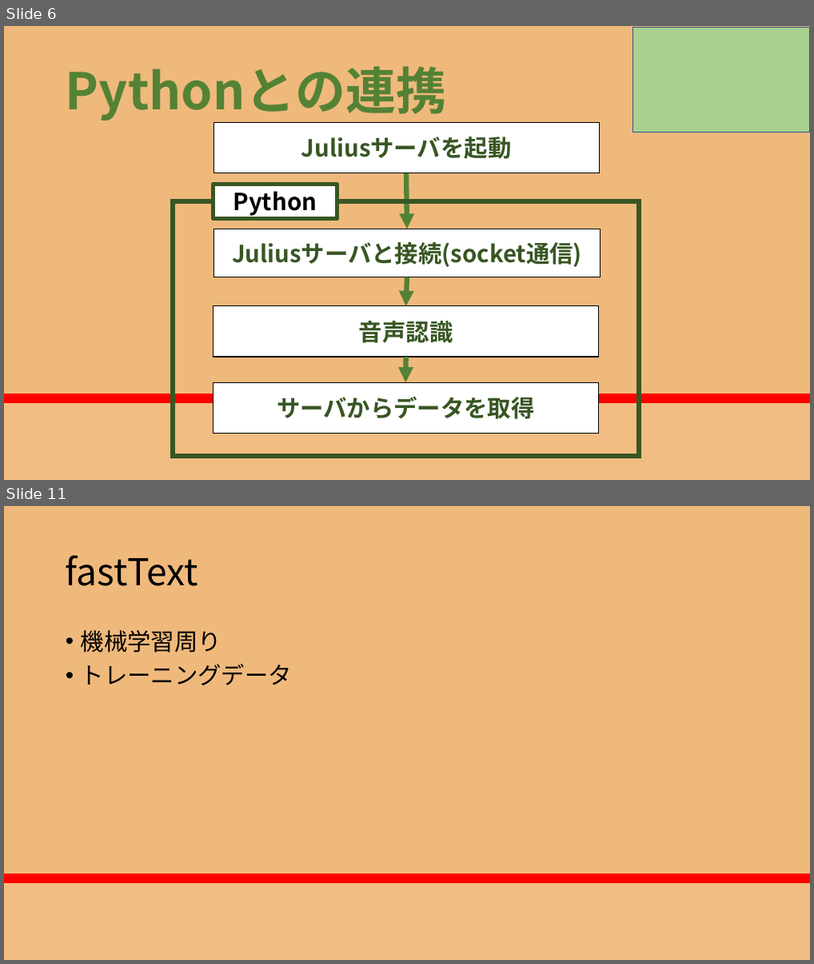
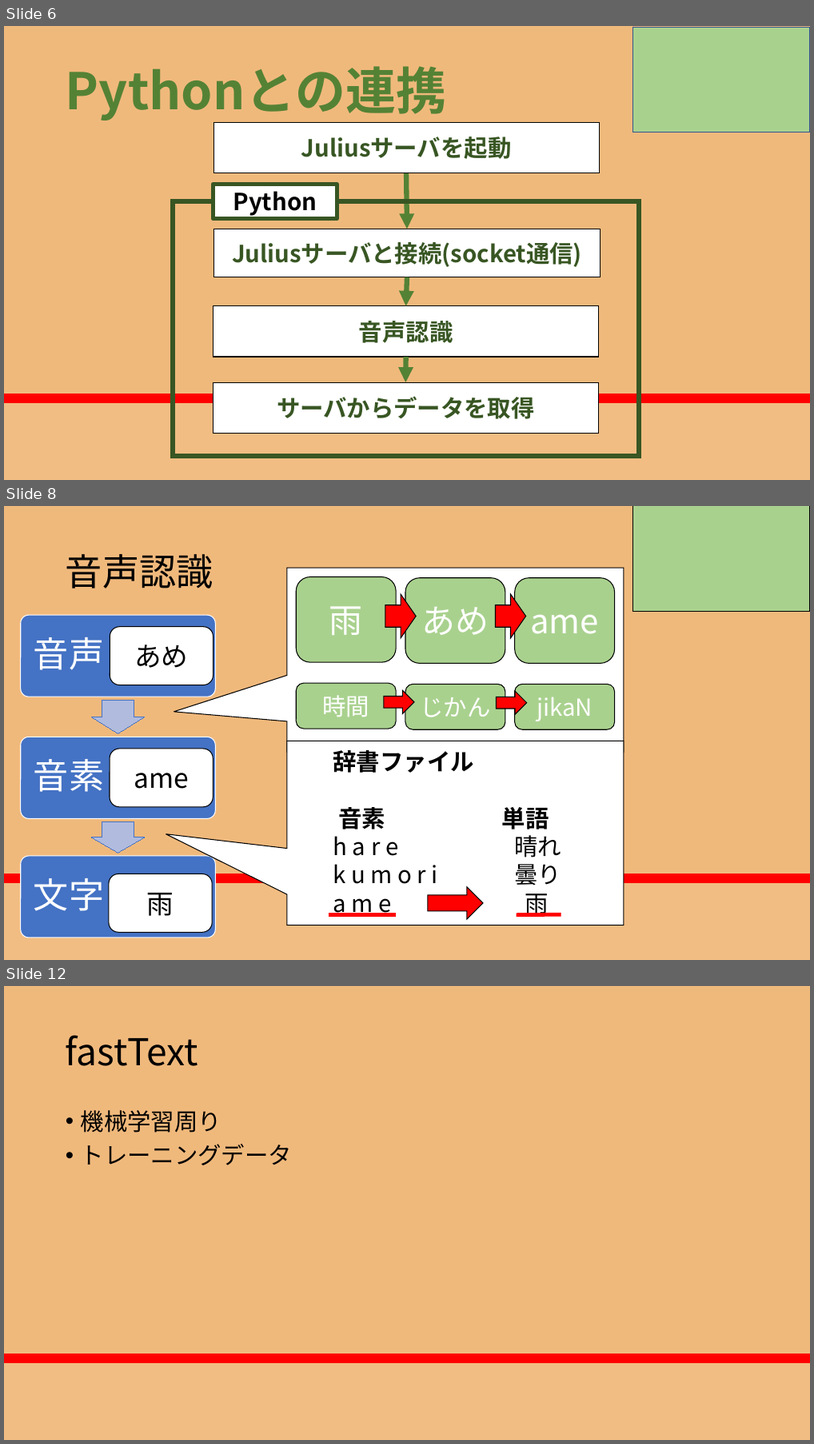
Before and after one commit to RikiishiSuzunosuke/AIspeaker_yosie, a slide deck: presentation/AIスピーカー開発_3_main.pptx. Shown one above the other, each under a label of ours: slides 6 and 11 before the commit, slides 6, 8 and 12 after it; the slides between them are not shown. The pictures are 814x964 and 814x1444 pixels, drawn with LibreOffice and Linux fonts; fonts in the diff are those of the drawing. Boxes give left, top, right and bottom in pixels: in the first picture for what was removed or moved away, otherwise in the second. Text is boxed around its words. In the diff, an @@ line names an element or a change of style, - is before the commit and + after.

```diff
--- a/presentation/AIスピーカー開発_3_main.pptx
+++ b/presentation/AIスピーカー開発_3_main.pptx
@@ slide 8 added at box(4, 506, 810, 960), background gradient #F0B97C to #FF0000 to #F86446 to #F1BD83 @@
@@ rectangle added at box(633, 506, 810, 612), fill #A9D18E, outline #000000 1 pt @@
@@ title added at box(66, 554, 214, 588), 44 pt, text #000000 @@
+音声認識
@@ speech box added at box(287, 568, 624, 752), fill #FFFFFF, outline #000000 1 pt @@
@@ rounded rectangle added at box(296, 576, 396, 662), fill #A9D18E, outline #000000 1 pt, 40 pt, text #FFFFFF @@
+雨
@@ right arrow added at box(386, 594, 417, 639), fill #FF0000, outline #000000 1 pt @@
@@ rounded rectangle added at box(406, 578, 506, 664), fill #A9D18E, outline #000000 1 pt, 40 pt, text #FFFFFF @@
+あめ
@@ right arrow added at box(496, 594, 526, 639), fill #FF0000, outline #000000 1 pt @@
@@ rounded rectangle added at box(515, 578, 615, 664), fill #A9D18E, outline #000000 1 pt, 40 pt, text #FFFFFF @@
+ame
@@ rounded rectangle added at box(110, 626, 214, 684), fill #FFFFFF, outline #000000 1 pt, 32 pt, text #000000 @@
+あめ
@@ rounded rectangle added at box(296, 684, 396, 728), fill #A9D18E, outline #000000 1 pt, 28 pt, text #FFFFFF @@
+時間
@@ right arrow added at box(384, 691, 414, 714), fill #FF0000, outline #000000 1 pt @@
@@ rounded rectangle added at box(406, 684, 506, 729), fill #A9D18E, outline #000000 1 pt, 28 pt, text #FFFFFF @@
+じかん
@@ right arrow added at box(497, 691, 527, 715), fill #FF0000, outline #000000 1 pt @@
@@ rounded rectangle added at box(515, 684, 615, 729), fill #A9D18E, outline #000000 1 pt, 28 pt, text #FFFFFF @@
+jikaN
@@ speech box added at box(287, 740, 624, 924), fill #FFFFFF, outline #000000 1 pt @@
@@ rounded rectangle added at box(110, 748, 214, 807), fill #FFFFFF, outline #000000 1 pt, 32 pt, text #000000 @@
+ame
@@ text added at box(334, 750, 549, 916), 28 pt, text #000000 @@
+辞書ファイル
+音素 単語
+h a r e 晴れ
+k u m o r i 曇り
+a m e 雨
@@ group added at box(20, 615, 215, 937): 3 rounded rectangles, 3 texts, 2 right arrows @@
+音声
+音素
+文字
@@ rounded rectangle added at box(109, 874, 212, 932), fill #FFFFFF, outline #000000 1 pt, 32 pt, text #000000 @@
+雨
@@ right arrow added at box(428, 887, 483, 919), fill #FF0000, outline #000000 1 pt @@
@@ line added from (329, 914) to (396, 914), #FF0000 4.5 pt @@
@@ line added from (516, 914) to (561, 914), #FF0000 4.5 pt @@
@@ what was slide 11 is now slide 12 @@
```
Also in this commit, not shown: 10 slides changed, 2 other slides added, 1 slide removed, 1 other file.
